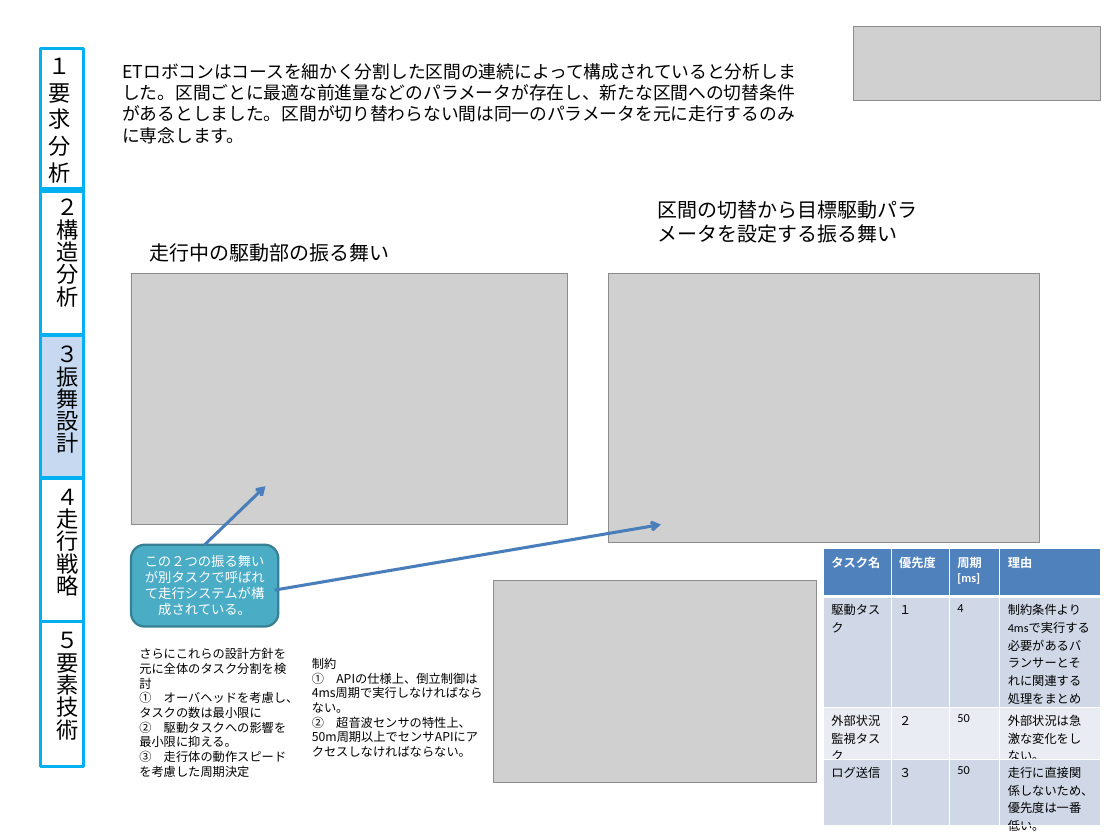
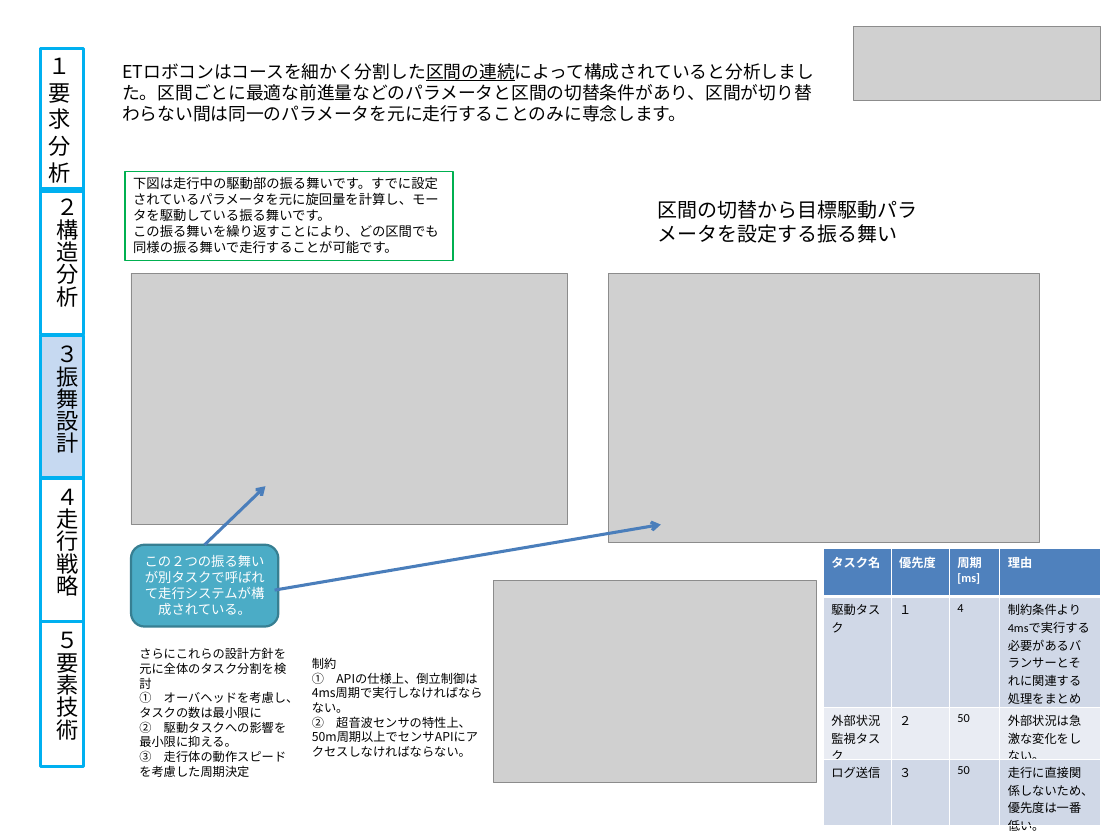
Before and after one commit to class-snct-rikitakelab/e-konbu2012, a slide deck: slide 4 of models/モデルシートver0.pptx (slide 5 before the commit). Drawn at 1120x840 pixels with LibreOffice and Linux fonts; fonts in the diff are those of the drawing; grey boxes stand for pictures. Boxes give left, top, right and bottom in pixels: in the first picture for what was removed or moved away, otherwise in the second. Text is boxed around its words. In the diff, an @@ line names an element or a change of style, - is before the commit and + after.

```diff
--- a/models/モデルシートver0.pptx
+++ b/models/モデルシートver0.pptx
@@ text at [122, 84, 812, 122]: text changed @@
-ETロボコンはコースを細かく分割した区間の連続によって構成されていると分析しました。区間ごとに最適な前進量などのパラメータが存在し、新たな区間への切替条件があるとしました。区間が切り替わらない間は同一のパラメータを元に走行するのみに専念します。
+ETロボコンはコースを細かく分割した区間の連続によって構成されていると分析しました。区間ごとに最適な前進量などのパラメータと区間の切替条件があり、区間が切り替わらない間は同一のパラメータを元に走行することのみに専念します。
@@ rectangle "下図は走行中の駆動部の振る舞いです。すでに設定されているパラメータを元に旋回量を計算し、モータを駆動している振る舞いです ...": place and size @@
-rectangle "下図は走行中の駆動部の振る舞いです。すでに設定されているパラメータを元に旋回量を計算し、モータを駆動している振る舞いです ..." at [149, 243, 389, 262]
+rectangle "下図は走行中の駆動部の振る舞いです。すでに設定されているパラメータを元に旋回量を計算し、モータを駆動している振る舞いです ..." at [126, 171, 453, 260]
@@ rectangle "下図は走行中の駆動部の振る舞いです。すでに設定されているパラメータを元に旋回量を計算し、モータを駆動している振る舞いです ..." at [126, 171, 453, 260]: outline none to #00B050 1.5 pt @@
@@ text in rectangle at [133, 177, 439, 253]: text changed; size 18 to 12 pt @@
-走行中の駆動部の振る舞い
+下図は走行中の駆動部の振る舞いです。すでに設定されているパラメータを元に旋回量を計算し、モータを駆動している振る舞いです。
+この振る舞いを繰り返すことにより、どの区間でも同様の振る舞いで走行することが可能です。
```
Also in this commit, not shown: 2 other slides changed, 1 slide removed, 3 other files.
